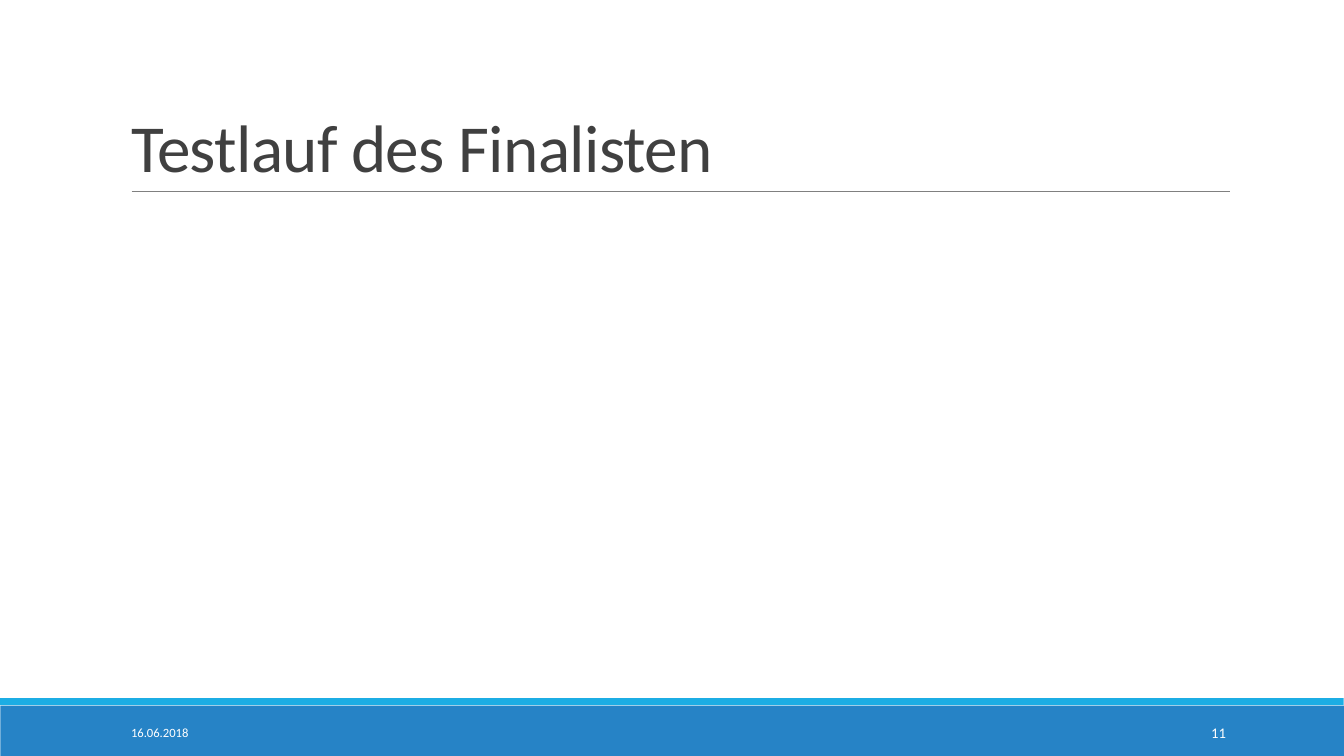
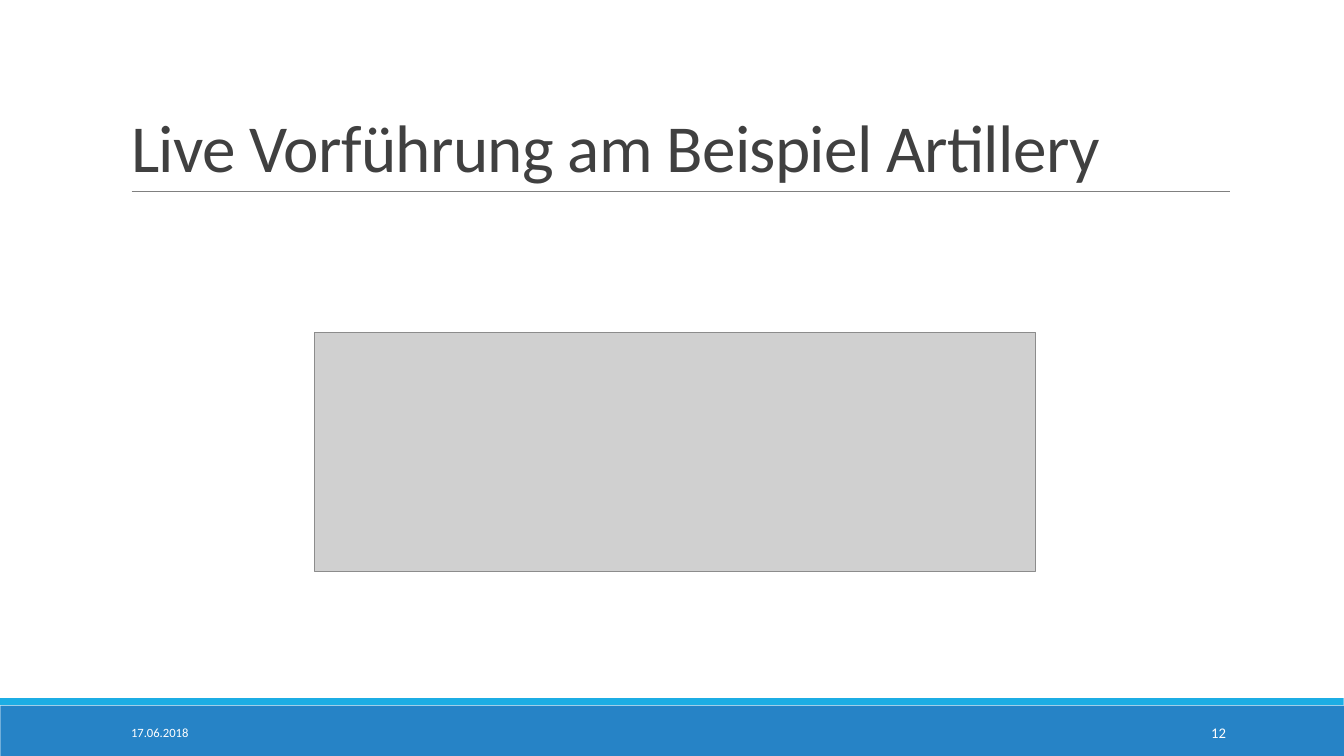
Before and after one commit to StTraeger/sqs-car-webservice, a slide deck: slide 12 of LoadTesting.pptx (slide 11 before the commit). Drawn at 1344x756 pixels with LibreOffice and Linux fonts; fonts in the diff are those of the drawing; grey boxes stand for pictures. Boxes give left, top, right and bottom in pixels: in the first picture for what was removed or moved away, otherwise in the second. Text is boxed around its words. In the diff, an @@ line names an element or a change of style, - is before the commit and + after.

```diff
--- a/LoadTesting.pptx
+++ b/LoadTesting.pptx
@@ title at (x1=131, y1=125, x2=1100, y2=184): text changed @@
-Testlauf des Finalisten
+Live Vorführung am Beispiel Artillery
@@ picture added at (x1=315, y1=333, x2=1035, y2=572) @@
@@ text at (x1=131, y1=728, x2=188, y2=737): text changed @@
-16.06.2018
+17.06.2018
@@ page number at (x1=1211, y1=728, x2=1226, y2=738): text changed @@
-11
+12
```
Also in this commit, not shown: 10 other slides changed, 2 slides added, 1 other file.
